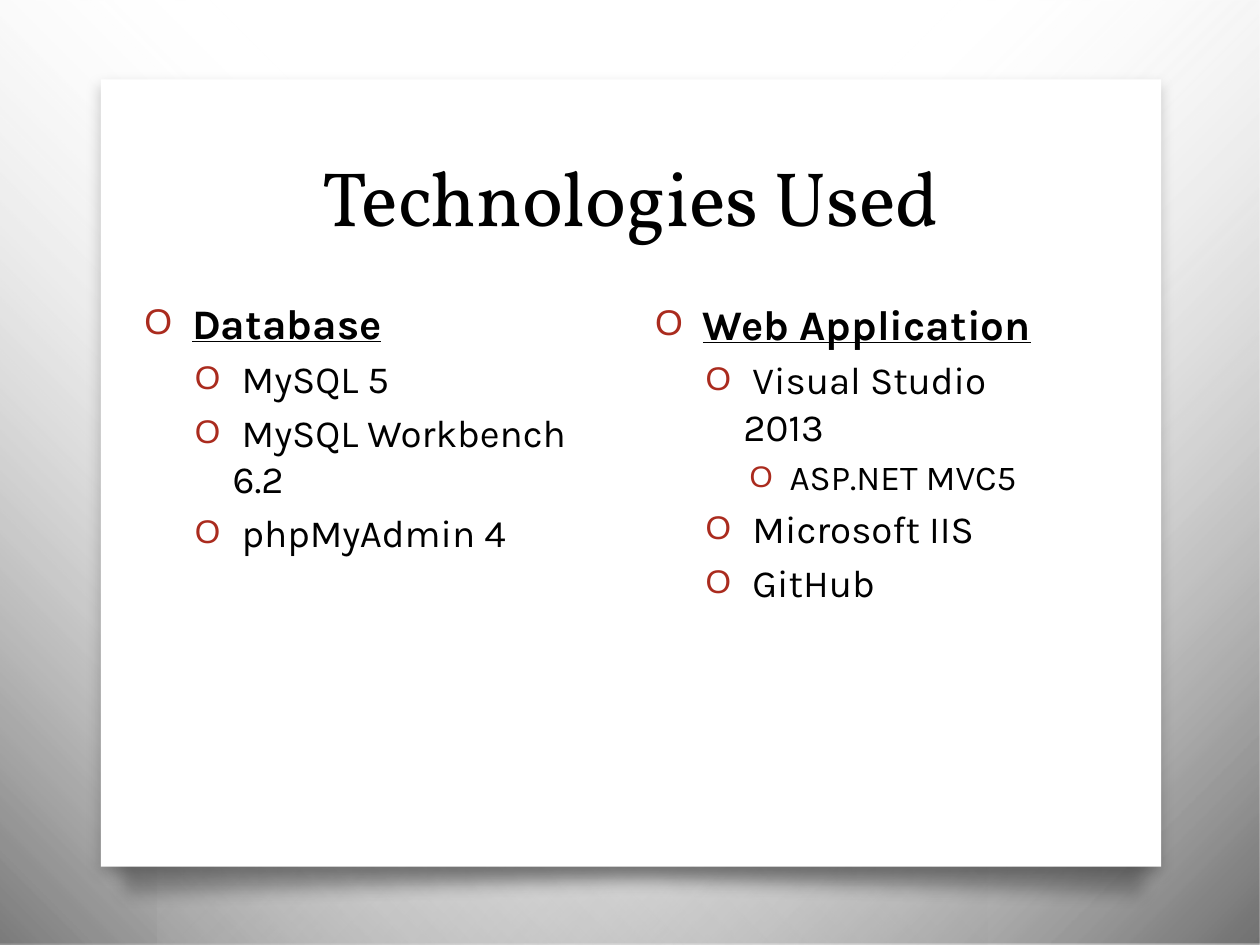
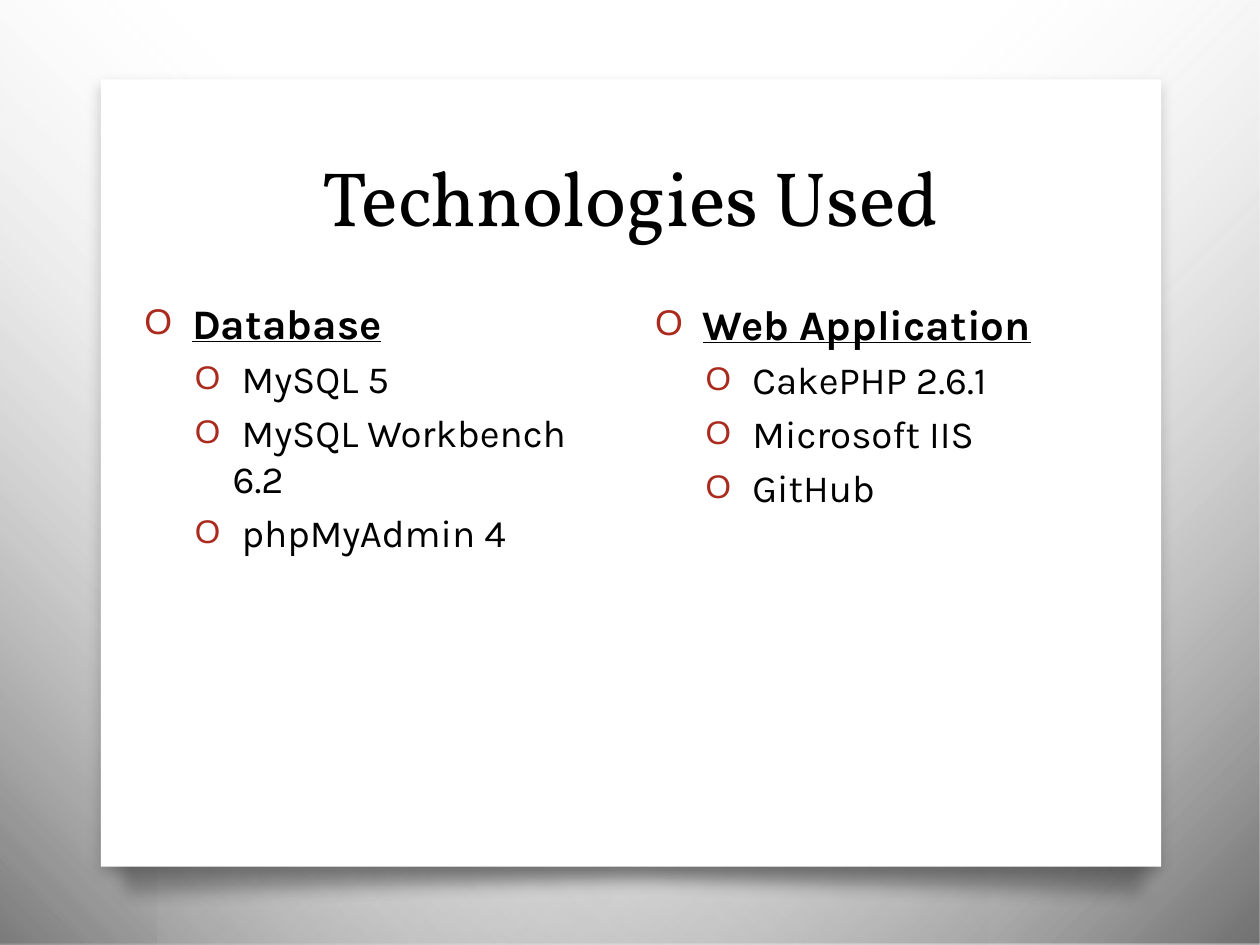
Before and after one commit to OnyxSpartanII/JudgeFrog, a slide deck: slide 5 of documentation/jdgFrog_Presentation.pptx. Drawn at 1260x945 pixels with LibreOffice and Linux fonts; fonts in the diff are those of the drawing; background and template pictures are left out. Boxes give left, top, right and bottom in pixels: in the first picture for what was removed or moved away, otherwise in the second. Text is boxed around its words. In the diff, an @@ line names an element or a change of style, - is before the commit and + after.

```diff
--- a/documentation/jdgFrog_Presentation.pptx
+++ b/documentation/jdgFrog_Presentation.pptx
@@ text at [752,367,987,395]: text changed @@
-  O Visual Studio 2013
-    O ASP.NET MVC5
+  O CakePHP 2.6.1
```
Also in this commit, not shown: 2 other slides changed.
